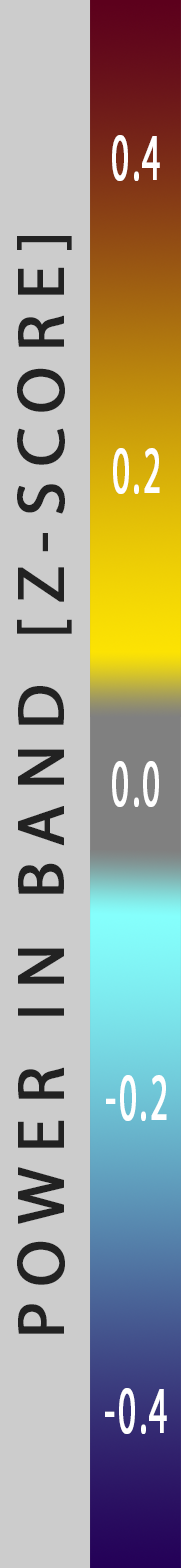
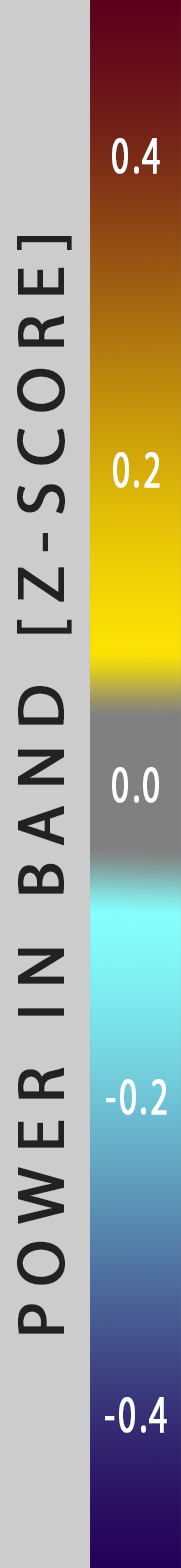
Layered file, before and after one edit (w=181, h=1568). Changes by layer:
painted on "-0.4" over [105, 1388, 167, 1434]
painted on "-0.2" over [106, 1075, 167, 1121]
painted on "0.0" over [112, 761, 159, 807]
painted on "0.2" over [113, 448, 160, 494]
painted on "Text" over [112, 135, 160, 181]
